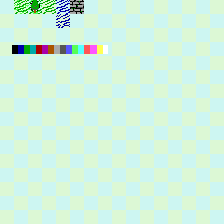
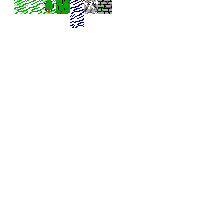
Layered file, before and after one edit (224×224). Changes by layer:
hid "Palette" over [12, 45, 103, 54]
painted on "Tiles" over [28, 0, 112, 28]
hid "Guide" over [0, 0, 224, 224]
hid "Background" over [0, 0, 224, 224]
